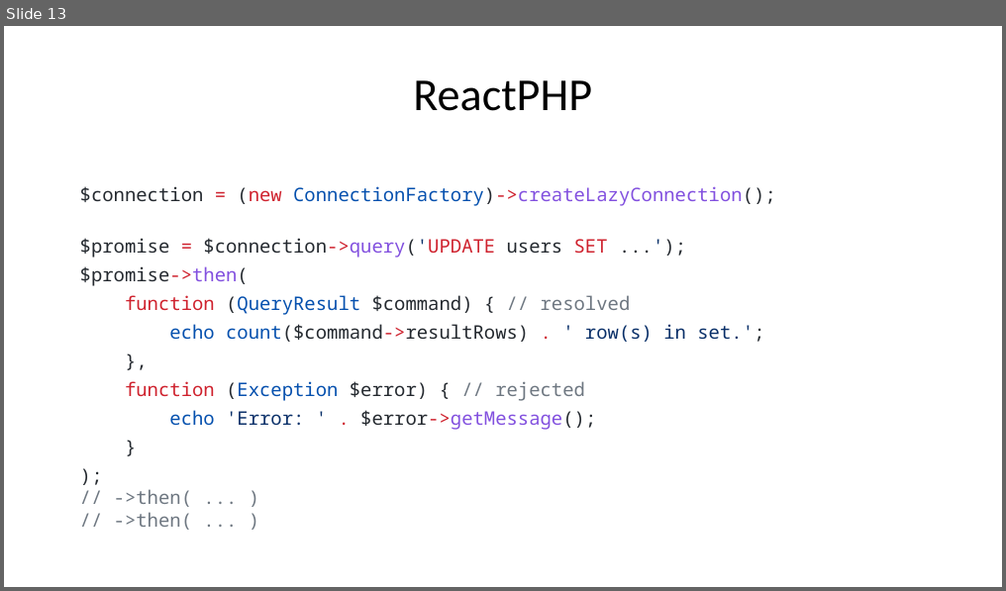
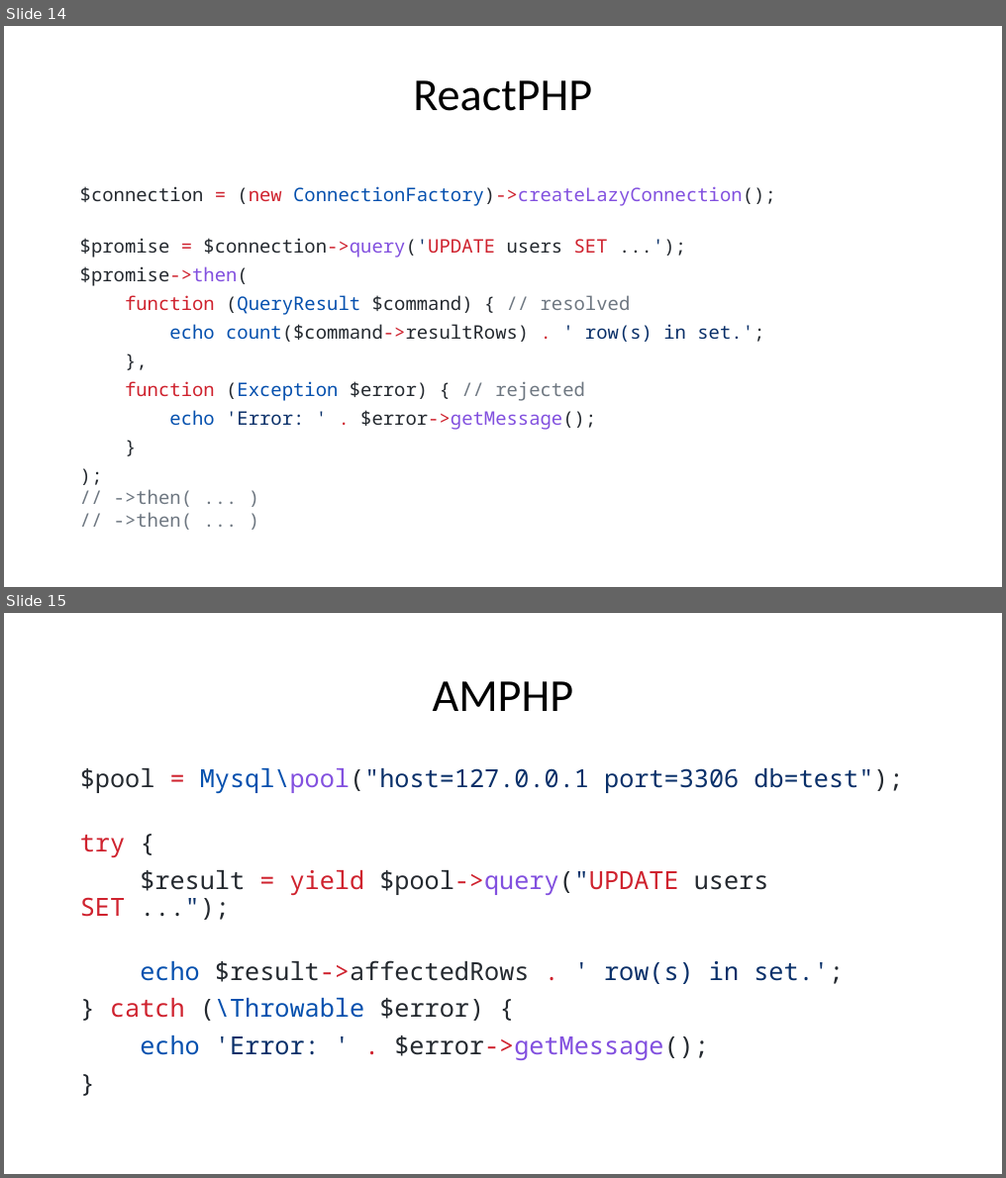
Before and after one commit to dmitrakovich/fibers, a slide deck: src/public/presentation.pptx. Shown one above the other, each under a label of ours: slide 13 before the commit, slides 14 and 15 after it. The pictures are 1006x591 and 1006x1178 pixels, drawn with LibreOffice and Linux fonts; fonts in the diff are those of the drawing. Boxes give left, top, right and bottom in pixels: in the first picture for what was removed or moved away, otherwise in the second. Text is boxed around its words. In the diff, an @@ line names an element or a change of style, - is before the commit and + after.

```diff
--- a/src/public/presentation.pptx
+++ b/src/public/presentation.pptx
@@ slide 15 added at [4, 613, 1002, 1174], background #FFFFFF @@
@@ title added at [433, 681, 574, 711], 44 pt, text #000000 @@
+AMPHP
@@ text added at [80, 768, 903, 1060], 24 pt, text #24292F @@
+$pool = Mysql\pool("host=127.0.0.1 port=3306 db=test");
+try {
+$result = yield $pool->query("UPDATE users SET ...");
+echo $result->affectedRows . ' row(s) in set.';
+} catch (\Throwable $error) {
+echo 'Error: ' . $error->getMessage();
+}
@@ what was slide 13 is now slide 14 @@
```
Also in this commit, not shown: 1 slide changed, 1 other slide added, 2 other files.
